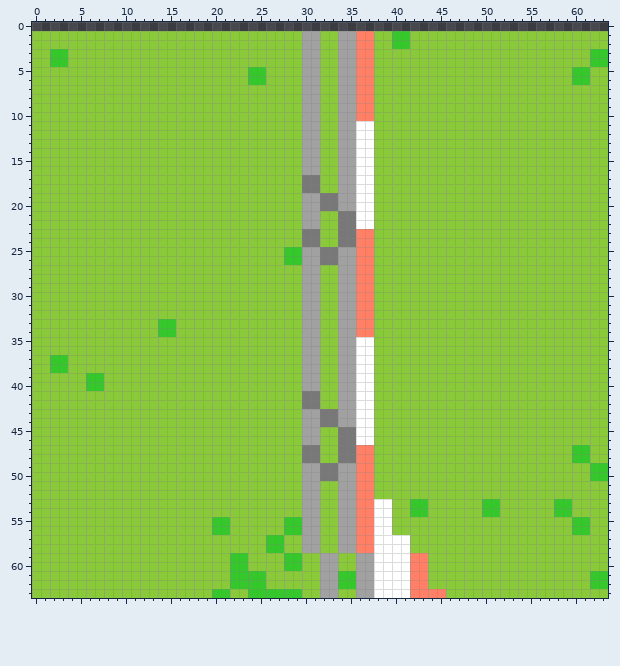
Two versions of one pixel-art sprite, res/imgs/tiles/barrier_c9.png. The first picture shows the starting point.
The file is 128x128 pixels, drawn in blocks of 2x2; one block is one cell here.
And afterwards:
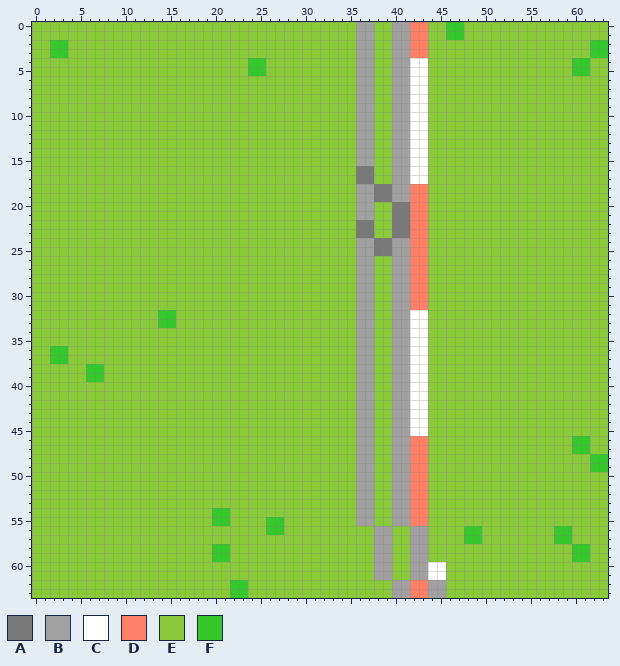
Palette (. is transparent): A #787878  B #a1a1a1  C #ffffff  D #ff8066  E #89c93a  F #36c72c
Commit message: -major graphical improvements -addition of barrier objects -experimentation with sand
From old to new:
Changed rows in their new state; - is an unchanged pixel.
first column x 0:
 0 EEEEEEEEEEEEEEEEEEEEEEEEEEEEEEEEEEEEBBEEBBDDEEFFEEEEEEEEEEEEEEEE
 1 ------------------------------EE--EEBB--BBDD--FF----------------
 2 --FF--------------------------EE--EEBB--BBDD------------------FF
 3 ------------------------------EE--EEBB--BBDD--------------------
 4 --EE--------------------FF----EE--EEBB--BBCC----------------FFEE
 5 ------------------------------EE--EEBB--BBCC--------------------
 6 ------------------------EE----EE--EEBB--BBCC----------------EE--
 7 ------------------------------EE--EEBB--BBCC--------------------
 8 ------------------------------EE--EEBB--BBCC--------------------
 9 ------------------------------EE--EEBB--BBCC--------------------
10 ------------------------------EE--EEBB--BBCC--------------------
11 ------------------------------EE--EEBB--BBCC--------------------
12 ------------------------------EE--EEBB--BBCC--------------------
13 ------------------------------EE--EEBB--BBCC--------------------
14 ------------------------------EE--EEBB--BBCC--------------------
15 ------------------------------EE--EEBB--BBCC--------------------
16 ------------------------------EE--EEAA--BBCC--------------------
17 ------------------------------EE--EEAA--BBCC--------------------
18 ------------------------------EE--EEBBAABBDD--------------------
19 ------------------------------EEEEEEBBAABBDD--------------------
20 ------------------------------EEEEEEBB--AADD--------------------
21 ------------------------------EE--EEBB--AADD--------------------
22 ------------------------------EE--EEAA--AADD--------------------
23 ------------------------------EE--EEAA--AADD--------------------
24 ------------------------------EE--EEBBAABBDD--------------------
25 ----------------------------EEEEEEEEBBAABBDD--------------------
26 ----------------------------EEEEEEEEBB--BBDD--------------------
27 ------------------------------EE--EEBB--BBDD--------------------
28 ------------------------------EE--EEBB--BBDD--------------------
29 ------------------------------EE--EEBB--BBDD--------------------
30 ------------------------------EE--EEBB--BBDD--------------------
31 ------------------------------EE--EEBB--BBDD--------------------
32 --------------FF--------------EE--EEBB--BBCC--------------------
33 ------------------------------EE--EEBB--BBCC--------------------
34 --------------EE--------------EE--EEBB--BBCC--------------------
35 ------------------------------EE--EEBB--BBCC--------------------
36 --FF--------------------------EE--EEBB--BBCC--------------------
37 ------------------------------EE--EEBB--BBCC--------------------
38 --EE--FF----------------------EE--EEBB--BBCC--------------------
39 ------------------------------EE--EEBB--BBCC--------------------
40 ------EE----------------------EE--EEBB--BBCC--------------------
41 ------------------------------EE--EEBB--BBCC--------------------
42 ------------------------------EE--EEBB--BBCC--------------------
43 ------------------------------EEEEEEBB--BBCC--------------------
44 ------------------------------EEEEEEBB--BBCC--------------------
45 ------------------------------EE--EEBB--BBCC--------------------
46 ------------------------------EE--EEBB--BBDD----------------FF--
47 ------------------------------EE--EEBB--BBDD--------------------
48 ------------------------------EE--EEBB--BBDD----------------EEFF
49 ------------------------------EEEEEEBB--BBDD--------------------
50 ------------------------------EEEEEEBB--BBDD------------------EE
51 ------------------------------EE--EEBB--BBDD--------------------
52 ------------------------------EE--EEBB--BBDD--------------------
53 ------------------------------EE--EEBBEEBBDD------EE------EE----
54 --------------------FF--------EE--EEBBEEBBDD------EE------EE----
55 --------------------------FFEEEE--EEBBEEBBDD----------------EE--
56 --------------------EE----FFEEEE--EEEEBB--BB----FF--------FFEE--
57 --------------------------EE--EE--EEEEBBEEBB----FF--------FF----
58 --------------------FF----EE--EE--EEEEBBEEBB----------------FF--
59 --------------------FFEE----EE--EE--EEBBEEBB----------------FF--
60 ----------------------EE----EE--EE--EEBBEEBBCC------------------
61 ----------------------EEEE------EEEEEEBBEEBBCC----------------EE
62 ------------------------EE------EEEEEEEEBB--BB----------------EE
63 --------------------EEFFEEEEEE--EE--EEEEBB--BB------------------
Pixel boxes of the changes (left, top, right, bottom) in both pictures:
changed: (32, 22, 608, 598)
